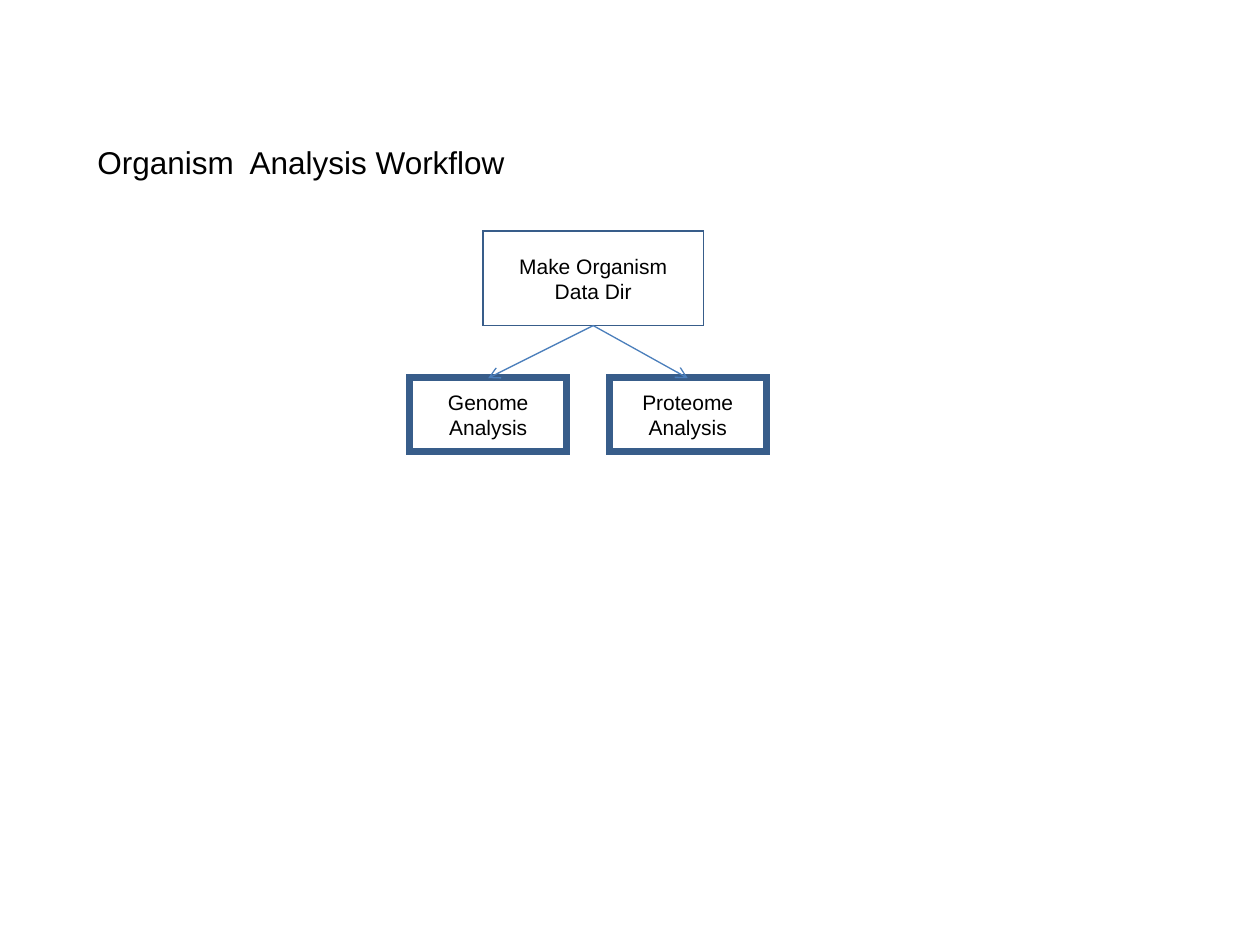
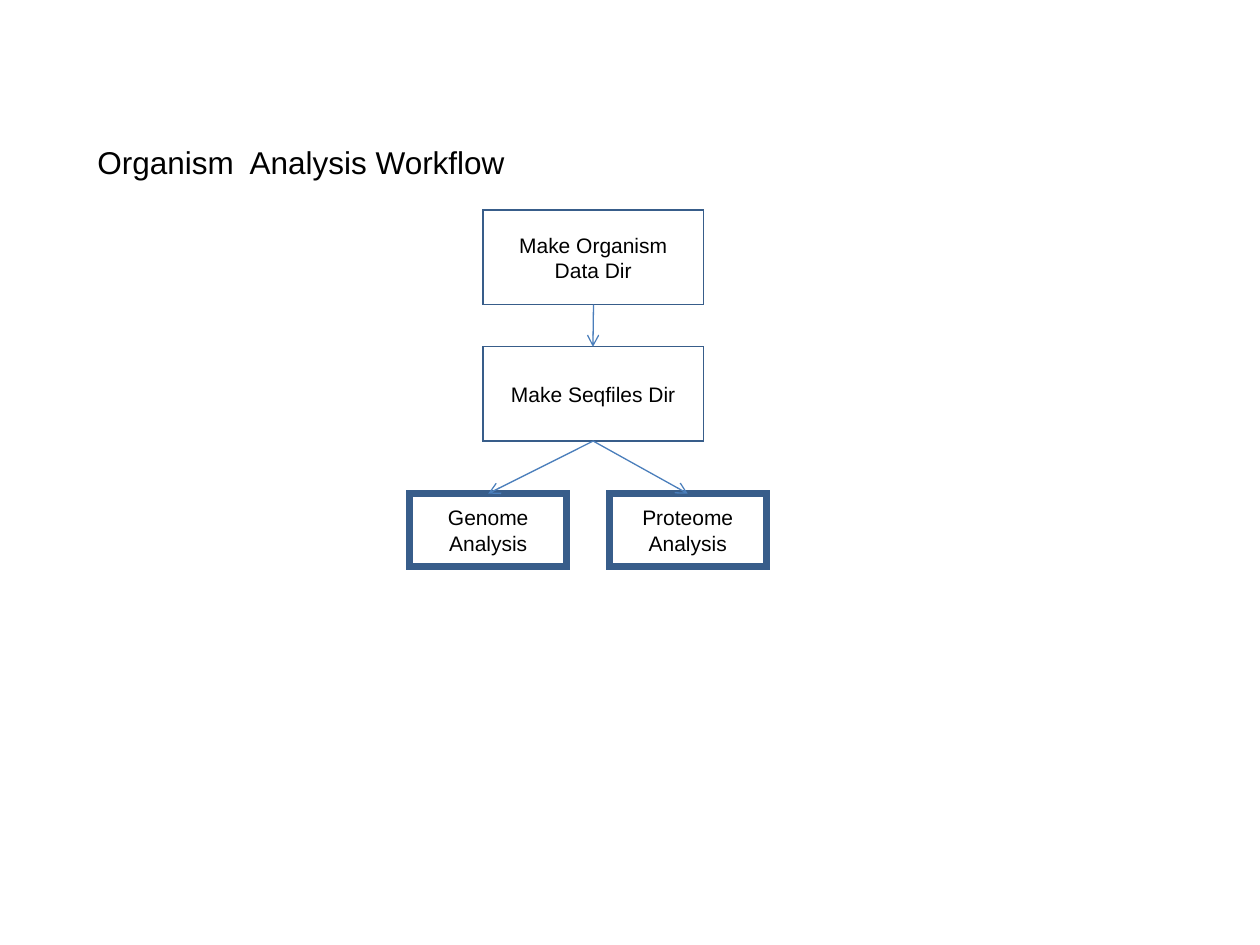
Before and after one commit to VEuPathDB/ApiCommonData, a slide deck: slide 3 of Load/doc/workflow/AnalysisWorkflow.ppt. Drawn at 1260x945 pixels with LibreOffice and Linux fonts; fonts in the diff are those of the drawing. Boxes give left, top, right and bottom in pixels: in the first picture for what was removed or moved away, otherwise in the second. Text is boxed around its words. In the diff, an @@ line names an element or a change of style, - is before the commit and + after.

```diff
--- a/Load/doc/workflow/AnalysisWorkflow.ppt
+++ b/Load/doc/workflow/AnalysisWorkflow.ppt
@@ rectangle "Make Organism Data Dir": place and size @@
-rectangle "Make Organism Data Dir" at bbox=[483, 231, 703, 325]
+rectangle "Make Organism Data Dir" at bbox=[483, 210, 703, 305]
@@ arrow added from (593, 305) to (593, 346), #4A7EBB 0.74 pt @@
@@ rectangle added at bbox=[483, 346, 703, 441], outline #385D8A 0.99 pt, 12 pt, text #000000 @@
+Make Seqfiles Dir
@@ 2 rectangles, 2 arrows: place and size @@
-2 rectangles, 2 arrows at bbox=[410, 325, 766, 451]
+2 rectangles, 2 arrows at bbox=[410, 441, 766, 567]
```
Also in this commit, not shown: 3 other slides changed, 4 other files.
